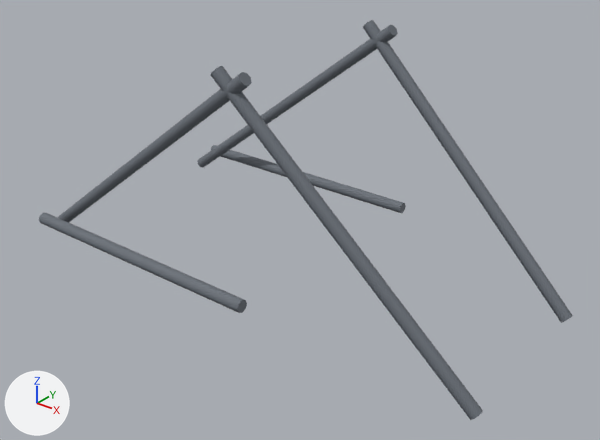
The glTF model public/models/parts/kaeferkraft-reinforced_frame.glb as it was, and as the next commit left it.
Camera for both pictures: a 50 mm lens placed at (2.29, -2.34, 2.34), pointed at (0.48, -0.07, 0.94). Lighting does not change. The marker at lower left points along +X, +Y and +Z. The older version comes first. Where no turn or scale is listed for an object, it has been applied to the vertices.

The older version as bpy lines, for what is in view:
```python
me_mesh_0 = bpy.data.meshes.new('Mesh_0')
me_mesh_0.from_pydata(...)  # 20 vertices, 32 faces; spans x -0.57..0.57, y -0.025..0.025, z -0.025..0.025
me_mesh_0.materials.append(mat_grey)  # grey #6a7078
me_mesh_1 = bpy.data.meshes.new('Mesh_1')
me_mesh_1.from_pydata(...)  # 20 vertices, 32 faces; spans x -0.569..0.569, y -0.025..0.025, z -0.438..0.438
me_mesh_1.materials.append(mat_grey_001)  # grey #6a7078
me_mesh_3 = bpy.data.meshes.new('Mesh_3')
me_mesh_3.from_pydata(...)  # 20 vertices, 32 faces; spans x -0.57..0.57, y -0.025..0.025, z -0.025..0.025
me_mesh_3.materials.append(mat_grey_003)  # grey #6a7078
ob_waist = bpy.data.objects.new('Waist', me_mesh_0)
ob_waist.location = (0.01, 0.52, 0.8)
ob_waist_001 = bpy.data.objects.new('Waist.001', me_mesh_3)
ob_waist_001.location = (0.01, -0.52, 0.8)
ob_xreartodash = bpy.data.objects.new('XRearToDash', me_mesh_1)
ob_xreartodash.location = (-0.01, 0.43, 1.17)
# also in view: 'XRearToDash.001' at (-0.01, -0.43, 1.17); 'RearStay.001' at (0.92, -0.4, 1.12); 'RearStay' at (0.92, 0.4, 1.12)
```
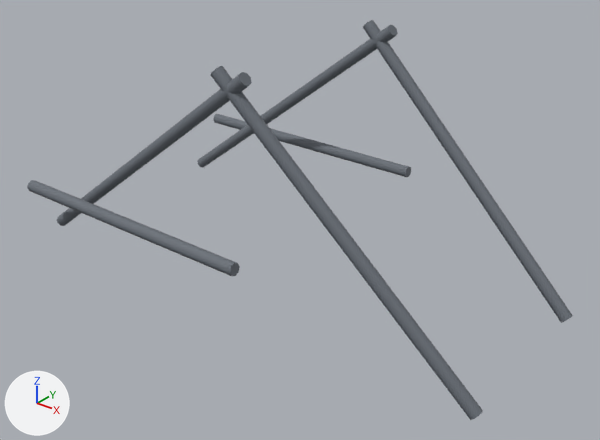
Patch to the scene script:
```diff
--- a/public/models/parts/kaeferkraft-reinforced_frame.glb.py
+++ b/public/models/parts/kaeferkraft-reinforced_frame.glb.py
@@ ob_waist @@
 ob_waist = bpy.data.objects.new('Waist', me_mesh_0)
-ob_waist.location = (0.01, 0.52, 0.8)
+ob_waist.location = (0.01, 0.55, 0.96)
@@ ob_waist_001 @@
 ob_waist_001 = bpy.data.objects.new('Waist.001', me_mesh_3)
-ob_waist_001.location = (0.01, -0.52, 0.8)
+ob_waist_001.location = (0.01, -0.55, 0.96)
```

Boxes [x1, y1, x2, y2] around the edits, measured in the pictures (600 x 440 px):
'Waist.001', moved: before [39, 213, 247, 313]; after [27, 180, 240, 276]
'Waist', moved: before [211, 145, 406, 213]; after [213, 114, 411, 177]
